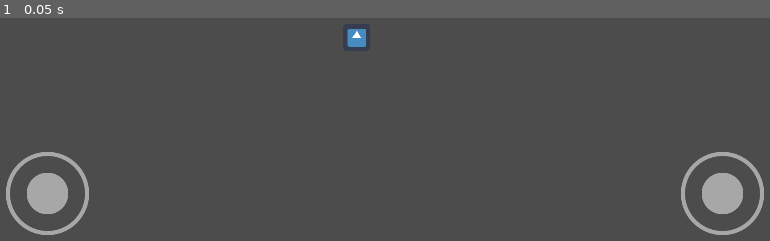
Above: before the commit, frame 1.
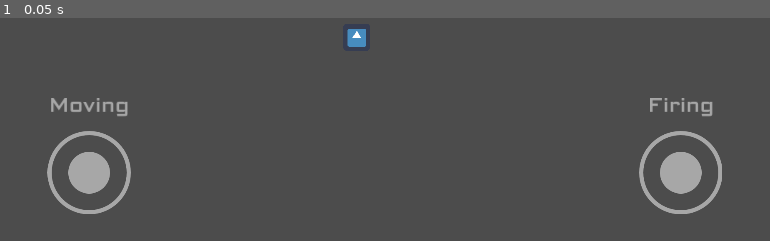
Above: after the commit, the same moment.

Repository: Kolgolar/In-Time
Game: Godot game, scene res://game/main/Main.tscn
Same seed, same stepped clock (60 frames per second), same inputs: the game is played once before the commit and once after it. The engine's default icon, where the game draws it, is replaced by a stand-in: a white triangle on a blue panel in a dark square.
Inputs:
- Up to frame 1 (0.05 s): no input

The runs differ from the first frame. In frame 1, 5.5% of the frame differs, in the area x 0-100%, y 35-98%.

Commit message:
UI container

Diff:
--- a/game/player/Player.tscn
+++ b/game/player/Player.tscn
@@ -24,13 +24,36 @@
 
 [node name="UI" type="CanvasLayer" parent="."]
 
-[node name="FireJoy" parent="UI" instance=ExtResource( 1 )]
+[node name="MainContainer" type="Control" parent="UI"]
+anchor_right = 1.0
+anchor_bottom = 1.0
+margin_left = 150.0
+margin_top = 100.0
+margin_right = -150.0
+margin_bottom = -100.0
+__meta__ = {
+"_edit_use_anchors_": false
+}
 
-[node name="DirJoy" parent="UI" instance=ExtResource( 1 )]
+[node name="DirJoy" parent="UI/MainContainer" instance=ExtResource( 1 )]
+margin_left = 0.0
+margin_top = -200.0
+margin_right = 200.0
+margin_bottom = 0.0
+
+[node name="Info" parent="UI/MainContainer/DirJoy" index="1"]
+text = "Moving"
+
+[node name="FireJoy" parent="UI/MainContainer" instance=ExtResource( 1 )]
 anchor_left = 1.0
 anchor_right = 1.0
-margin_left = -250.0
-margin_right = -50.0
+margin_left = -200.0
+margin_top = -200.0
+margin_right = 0.0
+margin_bottom = 0.0
 
-[editable path="UI/FireJoy"]
-[editable path="UI/DirJoy"]
+[node name="Info" parent="UI/MainContainer/FireJoy" index="1"]
+text = "Firing"
+
+[editable path="UI/MainContainer/DirJoy"]
+[editable path="UI/MainContainer/FireJoy"]
--- a/game/player/joystick/Joystick.tscn
+++ b/game/player/joystick/Joystick.tscn
@@ -1,8 +1,9 @@
-[gd_scene load_steps=4 format=2]
+[gd_scene load_steps=5 format=2]
 
 [ext_resource path="res://game/player/joystick/joystick.gd" type="Script" id=1]
 [ext_resource path="res://game/player/joystick/textures/joystick_base_outline.png" type="Texture" id=2]
 [ext_resource path="res://game/player/joystick/textures/joystick_tip.png" type="Texture" id=3]
+[ext_resource path="res://game/ui/fonts/default_font.tres" type="DynamicFont" id=4]
 
 [node name="Joystick" type="Control"]
 modulate = Color( 1, 1, 1, 0.509804 )
@@ -56,3 +57,16 @@
 __meta__ = {
 "_edit_use_anchors_": false
 }
+
+[node name="Info" type="Label" parent="."]
+anchor_left = 0.5
+anchor_right = 0.5
+margin_left = -20.0
+margin_top = -91.0
+margin_right = 20.0
+margin_bottom = -24.0
+grow_horizontal = 2
+custom_fonts/font = ExtResource( 4 )
+text = "Kek"
+align = 1
+valign = 1
--- a/game/player/player.gd
+++ b/game/player/player.gd
@@ -3,8 +3,8 @@
 var _move_vector := Vector2(0, 0)
 var _move_speed := 800
 
-onready var _DirJoy = $UI/DirJoy
-onready var _FireJoy = $UI/FireJoy
+onready var _DirJoy = $UI/MainContainer/DirJoy
+onready var _FireJoy = $UI/MainContainer/FireJoy
 
 func _ready():
 	pass
--- /dev/null
+++ b/game/ui/fonts/default_font.tres
@@ -0,0 +1,8 @@
+[gd_resource type="DynamicFont" load_steps=2 format=2]
+
+[ext_resource path="res://game/ui/fonts/ScienceGothic[YOPQ,wdth,wght,slnt].otf" type="DynamicFontData" id=1]
+
+[resource]
+size = 50
+use_filter = true
+font_data = ExtResource( 1 )
Not shown, changed: .gitignore
